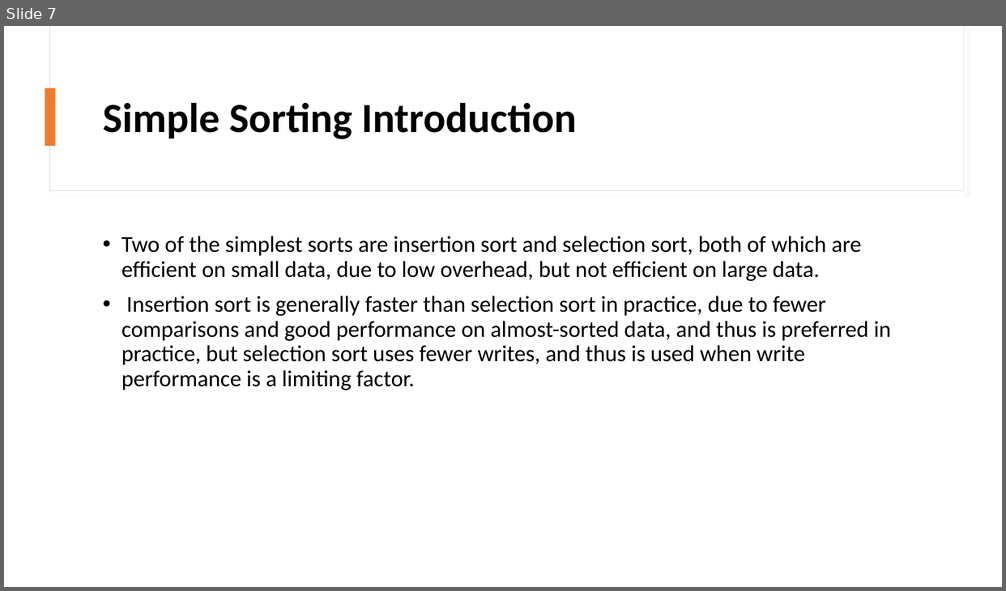
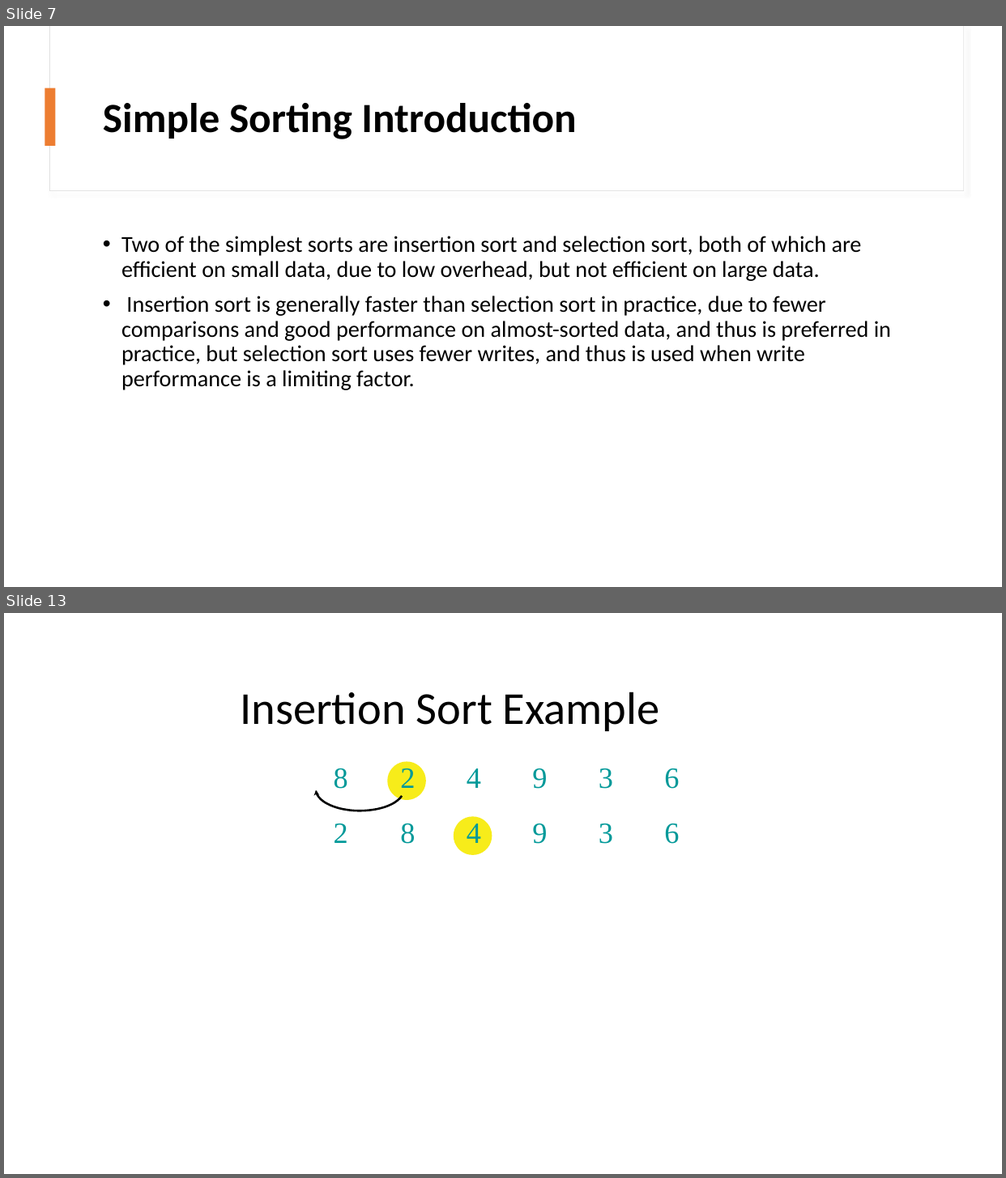
Before and after one commit to mohammednabwy/PowerPointTranslation, a slide deck: Files/DataStructureAndAlgorthimDesign.pptx. Shown one above the other, each under a label of ours: slide 7 before the commit, slides 7 and 13 after it; the slides between them are not shown. The pictures are 1006x591 and 1006x1178 pixels, drawn with LibreOffice and Linux fonts; fonts in the diff are those of the drawing. Boxes give left, top, right and bottom in pixels: in the first picture for what was removed or moved away, otherwise in the second. Text is boxed around its words. In the diff, an @@ line names an element or a change of style, - is before the commit and + after.

```diff
--- a/Files/DataStructureAndAlgorthimDesign.pptx
+++ b/Files/DataStructureAndAlgorthimDesign.pptx
@@ slide 13 added at <box>4,613,1002,1174</box>, background #FFFFFF @@
@@ title added at <box>240,692,660,731</box>, 44 pt, text #000000 @@
+Insertion Sort Example
@@ text added at <box>334,769,679,844</box>, 28.2 pt, text #009999 @@
+8 2 4 9 3 6
+2 8 4 9 3 6
@@ freeform shape added at <box>387,762,425,800</box>, fill #F7EC1A @@
@@ freeform shape added at <box>314,790,319,796</box>, fill #010202 @@
@@ freeform shape added at <box>316,792,403,811</box>, outline #010202 2 pt @@
@@ freeform shape added at <box>454,816,492,855</box>, fill #F7EC1A @@
```
Also in this commit, not shown: 32 other slides added, 5 other files.
